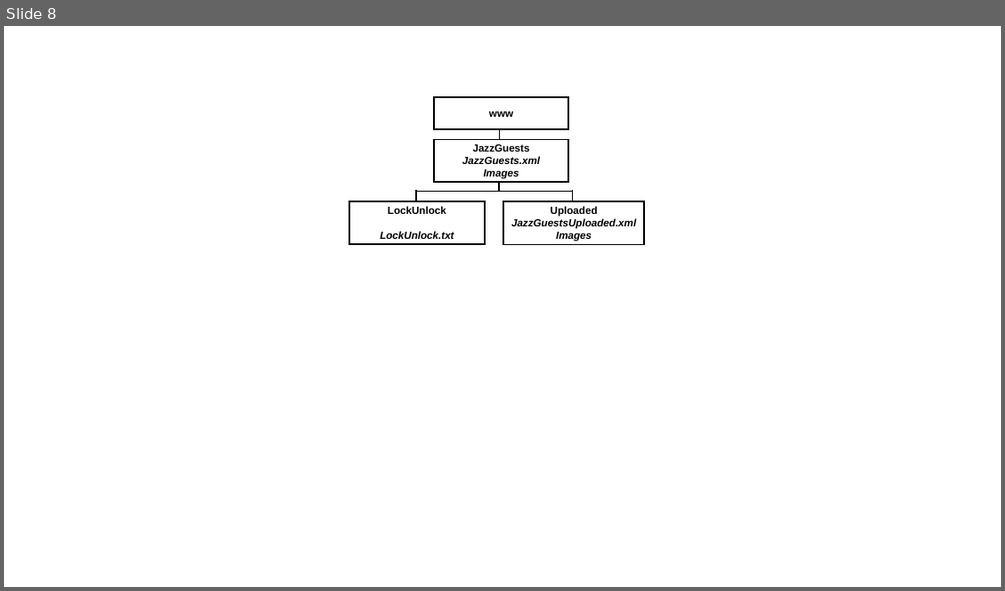
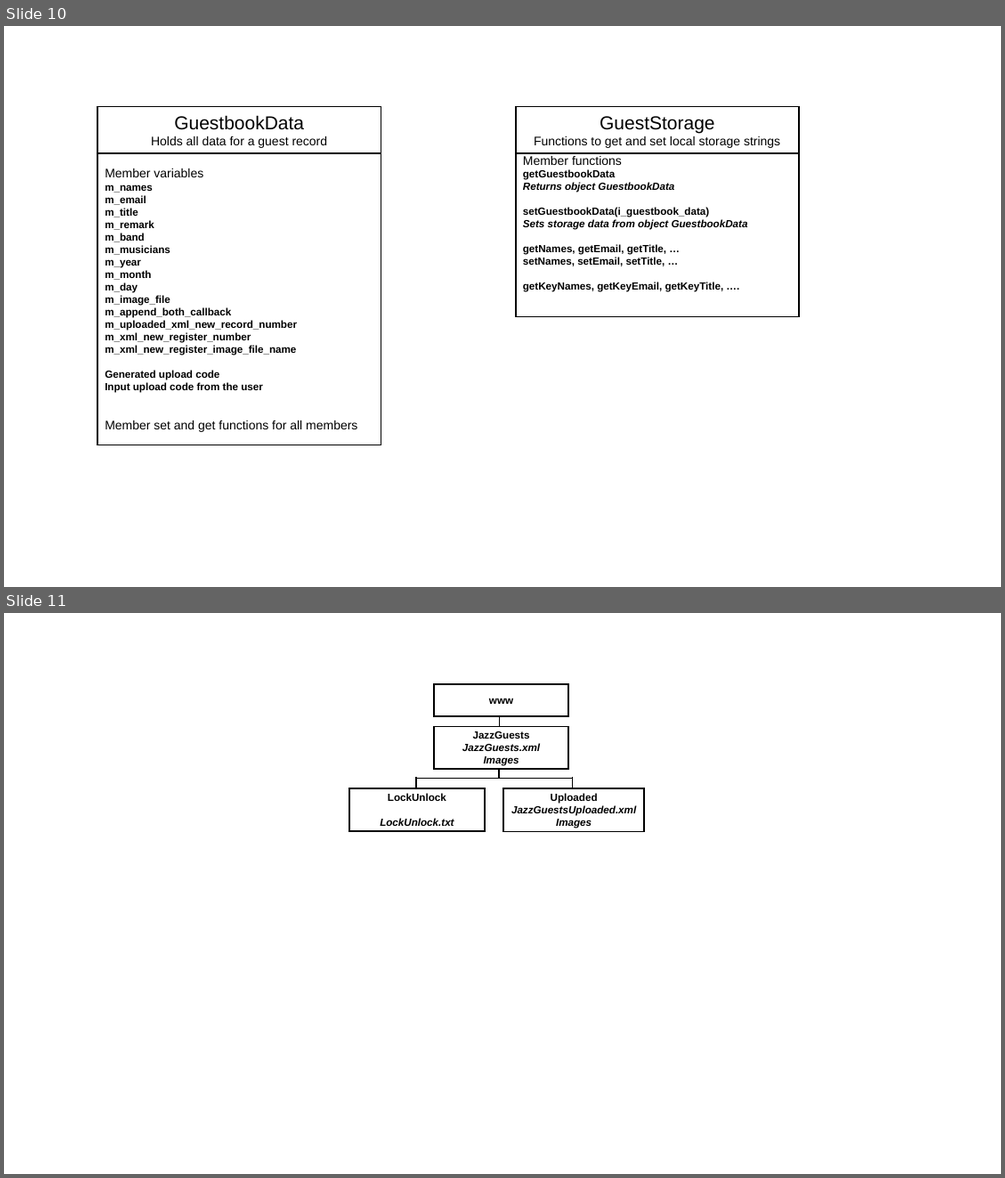
Before and after one commit to JazzLiveAarau/WwwGuestbook, a slide deck: Description/JazzGuestsUpload.pptx. Shown one above the other, each under a label of ours: slide 8 before the commit, slides 10 and 11 after it. The pictures are 1005x591 and 1005x1178 pixels, drawn with LibreOffice and Linux fonts; fonts in the diff are those of the drawing. Boxes give left, top, right and bottom in pixels: in the first picture for what was removed or moved away, otherwise in the second. Text is boxed around its words. In the diff, an @@ line names an element or a change of style, - is before the commit and + after.

```diff
--- a/Description/JazzGuestsUpload.pptx
+++ b/Description/JazzGuestsUpload.pptx
@@ slide 10 added at bbox=[4, 26, 1001, 587], background #FFFFFF @@
@@ rectangle added at bbox=[97, 107, 380, 153], outline #000000 1.5 pt, 12 pt, text #000000 @@
+GuestbookData
+Holds all data for a guest record
@@ rectangle added at bbox=[516, 107, 799, 153], outline #000000 1.5 pt, 12 pt, text #000000 @@
+GuestStorage
+Functions to get and set local storage strings
@@ rectangle added at bbox=[97, 153, 380, 445], outline #000000 1.5 pt, 10 pt, text #000000, bold @@
+Member variables
+m_names
+m_email
+m_title
+m_remark
+m_band
+m_musicians
+m_year
+m_month
+m_day
+m_image_file
+m_append_both_callback
+m_uploaded_xml_new_record_number
+m_xml_new_register_number
+m_xml_new_register_image_file_name
+Generated upload code
+Input upload code from the user
+Member set and get functions for all members
@@ rectangle added at bbox=[516, 153, 799, 317], outline #000000 1.5 pt, 10 pt, text #000000, bold @@
+Member functions
+getGuestbookData
+Returns object GuestbookData
+setGuestbookData(i_guestbook_data)
+Sets storage data from object GuestbookData
+getNames, getEmail, getTitle, …
+setNames, setEmail, setTitle, …
+getKeyNames, getKeyEmail, getKeyTitle, ….
@@ what was slide 8 is now slide 11 @@
```
Also in this commit, not shown: 2 slides changed, 3 other slides added, 1 other file.
